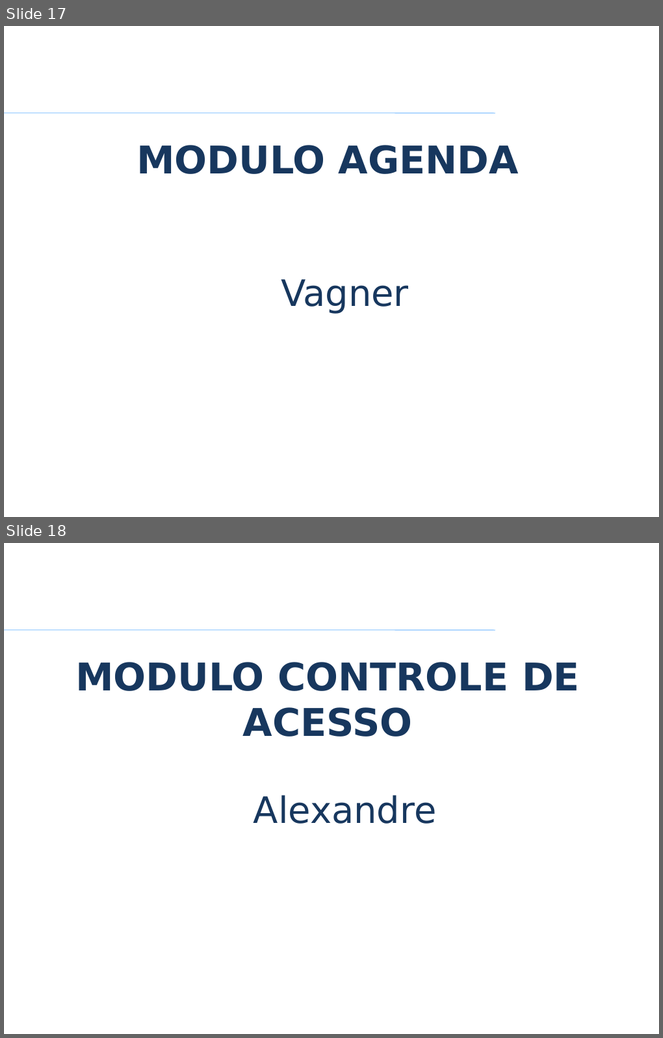
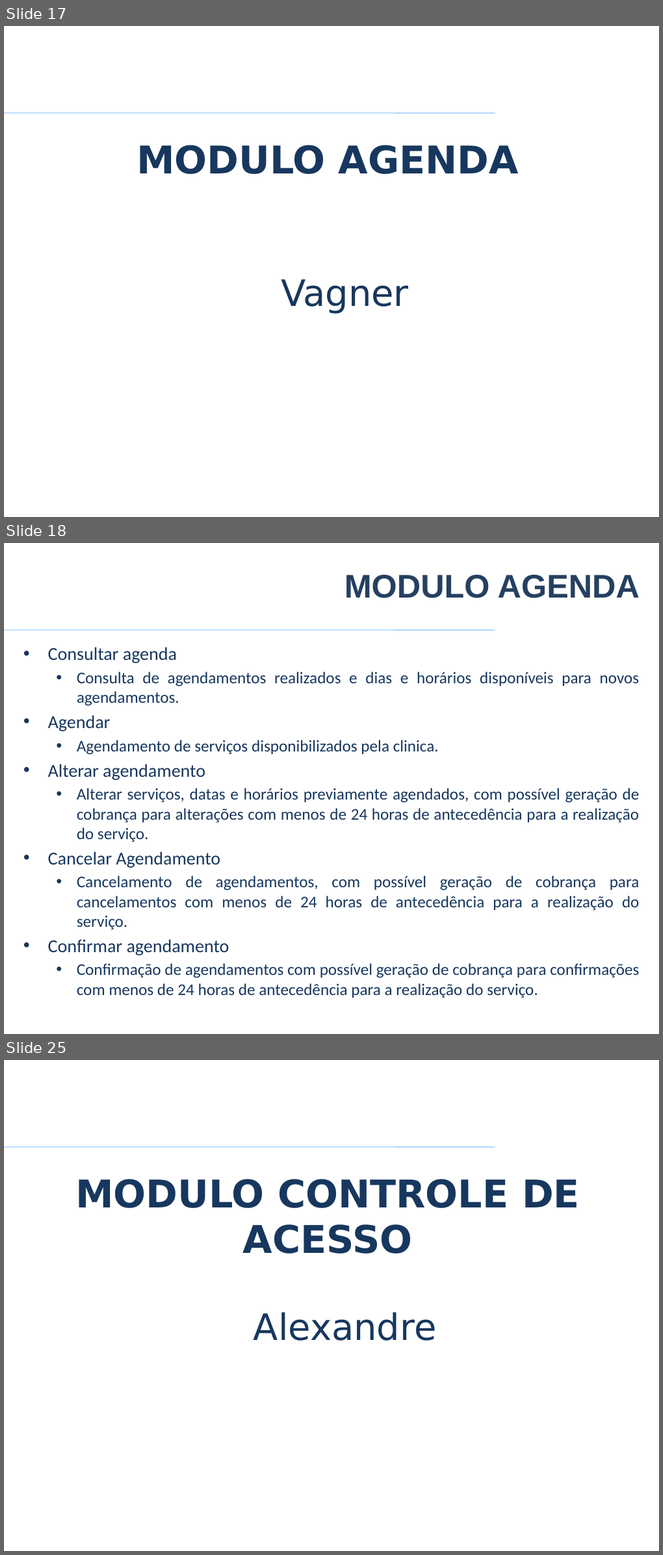
Before and after one commit to VagnerAlcantara/TCC, a slide deck: TCC/3º Encontro/2017-Apresentacao Psystem.pptx. Shown one above the other, each under a label of ours: slides 17 and 18 before the commit, slides 17, 18 and 25 after it; the slides between them are not shown. The pictures are 663x1038 and 663x1555 pixels, drawn with LibreOffice and Linux fonts; fonts in the diff are those of the drawing; background and template pictures are left out. Boxes give left, top, right and bottom in pixels: in the first picture for what was removed or moved away, otherwise in the second. Text is boxed around its words. In the diff, an @@ line names an element or a change of style, - is before the commit and + after.

Commit message:
Ajustes Modulo Agenda
Ajustes Modulo Agenda

```diff
--- a/TCC/3º Encontro/2017-Apresentacao Psystem.pptx
+++ b/TCC/3º Encontro/2017-Apresentacao Psystem.pptx
@@ slide 18 added at bbox=[4, 543, 659, 1034], background #FFFFFF; not listed: 1 template element that a slide beside it also shows @@
@@ title added at bbox=[345, 575, 640, 598], 36 pt, text #254061, bold @@
+MODULO AGENDA
@@ text added at bbox=[48, 647, 640, 999], 18 pt, text #17375E @@
+• Consultar agenda
+  • Consulta de agendamentos realizados e dias e horários disponíveis para novos agendamentos.
+• Agendar
+  • Agendamento de serviços disponibilizados pela clinica.
+• Alterar agendamento
+  • Alterar serviços, datas e horários previamente agendados, com possível geração de cobrança para alterações com menos de 24 horas de antecedência para a realização do serviço.
+• Cancelar Agendamento
+  • Cancelamento de agendamentos, com possível geração de cobrança para cancelamentos com menos de 24 horas de antecedência para a realização do serviço.
+• Confirmar agendamento
+  • Confirmação de agendamentos com possível geração de cobrança para confirmações com menos de 24 horas de antecedência para a realização do serviço.
@@ what was slide 18 is now slide 25 @@
```
Also in this commit, not shown: 6 other slides added, 4 other files.
